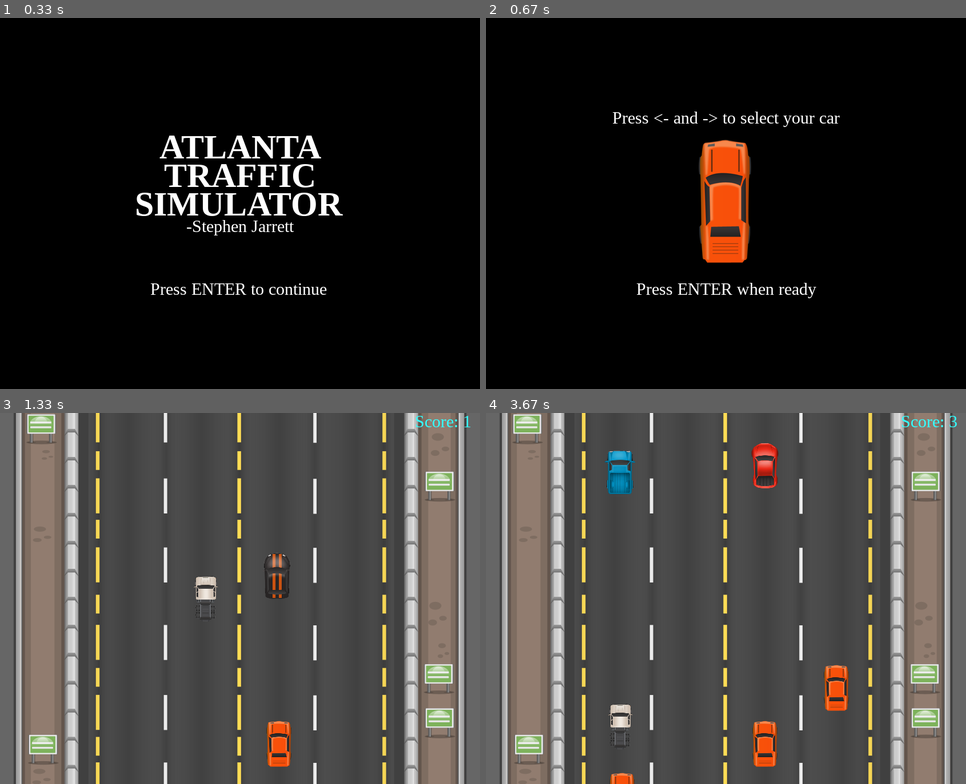
Above: before the commit, frames 1-4 (two rows, left to right).
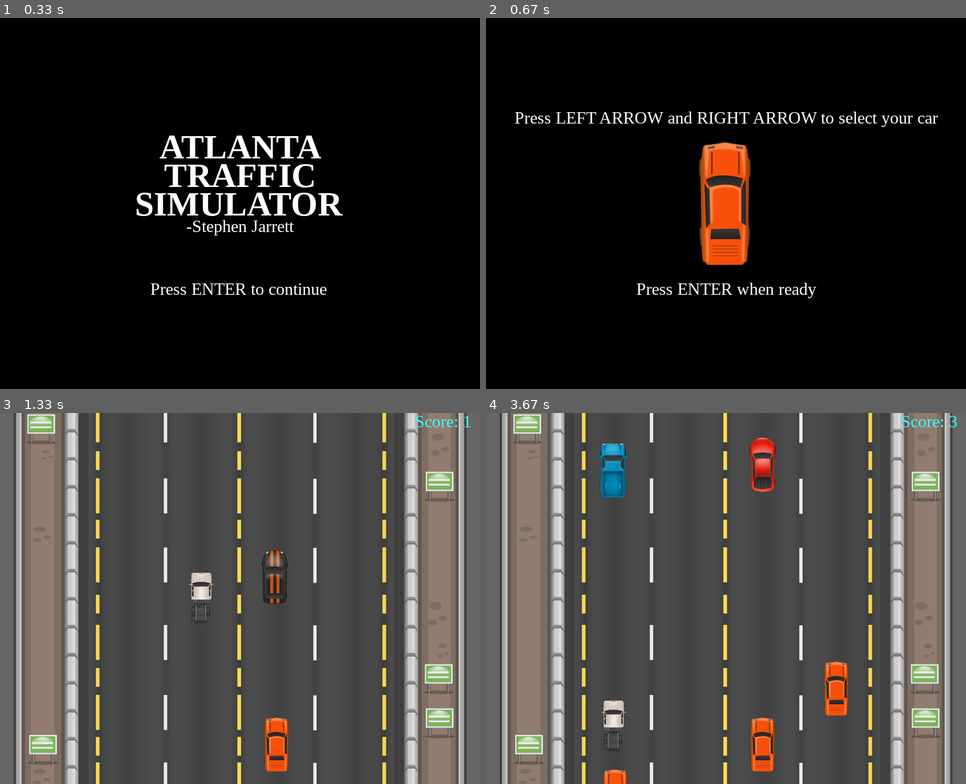
Above: after the commit, the same moments.

Repository: stephenjarrett/Atlanta_Traffic_Simulator_pygame
Game: pygame game, started from Atlanta_Traffic_Sim.py
Same seed, same stepped clock (60 frames per second), same inputs: the game is played once before the commit and once after it.
Inputs:
- Up to frame 1 (0.33 s): no input
- Up to frame 2 (0.67 s): tap Enter at 0.33 s
- Up to frame 3 (1.33 s): tap Enter at 0.67 s; hold Right from 1 s (still down)
- Up to frame 4 (3.67 s): release Right at 1.47 s; hold Right 1.5-1.8 s; hold Right 1.83-2.3 s; hold Right 2.33-2.87 s; hold Down 2.9-3.2 s; hold Left 3.23-3.63 s

Frame 1 is identical in both runs. In frame 2, 1.9% of the frame differs, in the area x 5-95%, y 25-67%; in frame 3, 1.3%; in frame 4, 2.6%, in the area x 23-76%, y 6-100%.

Commit message:
adjusted vertical hit boxes for more realistic crashes

Diff:
--- a/Atlanta_Traffic_Sim.py
+++ b/Atlanta_Traffic_Sim.py
@@ -21,8 +21,8 @@
 #sizes
 car_width = 175
 car_height = 140
-left_start = 175
-move_x = 125
+left_start = 161
+move_x = 129
 move_y = 140
 start_y = background_height - car_height/2
 lane1_x = left_start + (move_x/2)
@@ -75,7 +75,7 @@
 player_options2_text_rect = player_options2_text.get_rect(center=(size[0]/2 -3, size[1]/2 + 150))
 stephen_jarrett_text = font.render(('-Stephen Jarrett'), 1, color_list[0])
 stephen_jarrett_text_rect = stephen_jarrett_text.get_rect(center=(size[0]/2, size[1]/2 + 40))
-select_car_text = font.render(('Press <- and -> to select your car'), 1, color_list[0])
+select_car_text = font.render(('Press LEFT ARROW and RIGHT ARROW to select your car'), 1, color_list[0])
 select_car_text_rect = select_car_text.get_rect(center=(size[0]/2, size[1]/2 - 150))
 press_enter_text = font.render(('Press ENTER when ready'), 1, color_list[0])
 press_enter_text_rect = press_enter_text.get_rect(center=(size[0]/2, size[1]/2 + 150))
Binary file changed: images/Ambulance.png
Binary file changed: images/Audi.png
Binary file changed: images/Black_viper.png
Binary file changed: images/Car.png
Binary file changed: images/Mini_van.png
Binary file changed: images/Police.png
Binary file changed: images/Small_truck.png
Binary file changed: images/taxi.png
Binary file changed: images/truck.png
